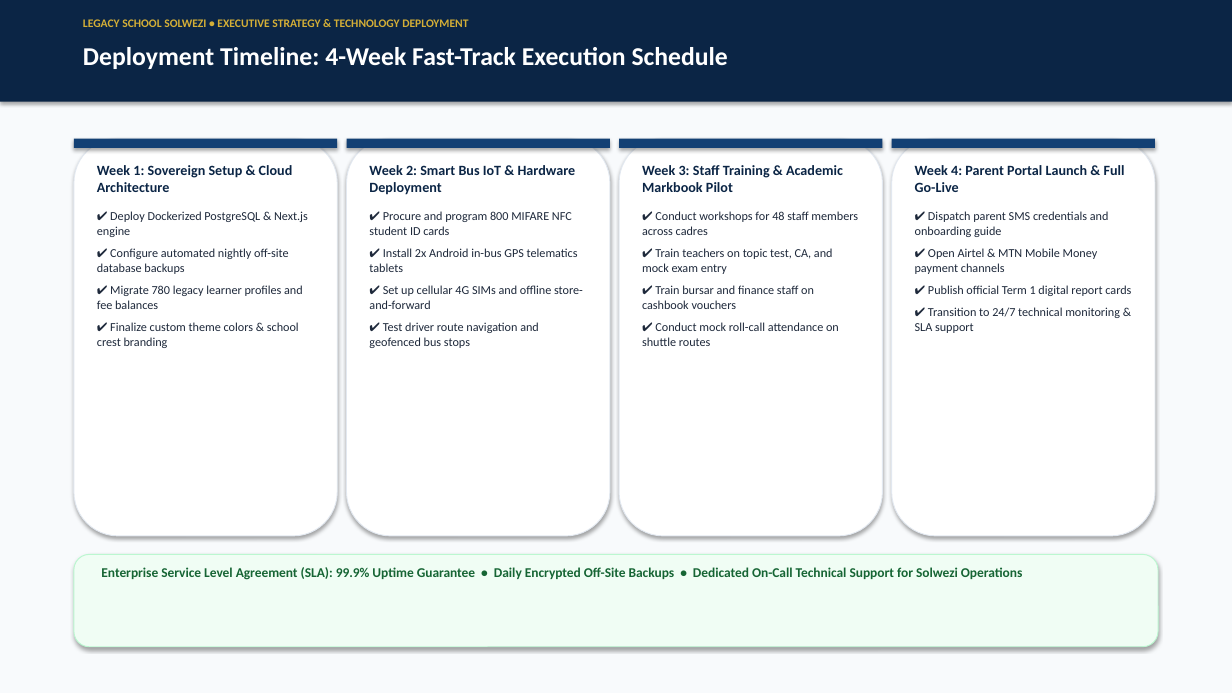
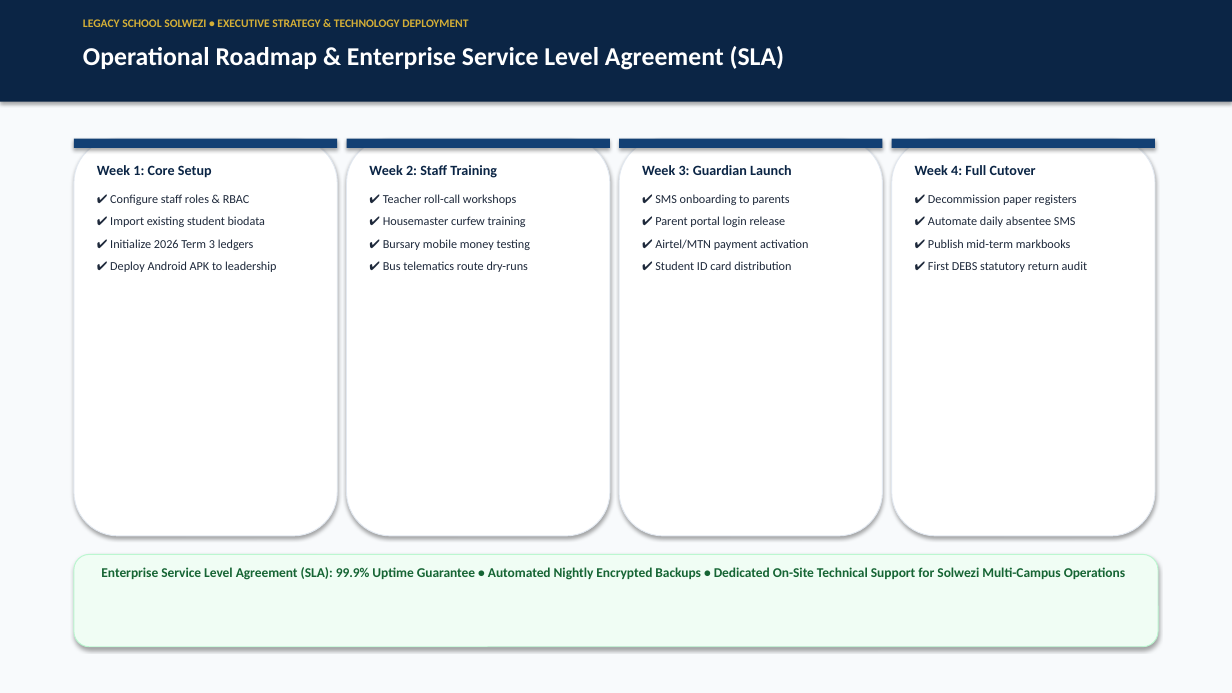
Before and after one commit to LawrenceMukombo/edusphere, a slide deck: slide 13 of Legacy_School_EduSphere_Executive_Presentation.pptx (slide 10 before the commit). Drawn at 1232x693 pixels with LibreOffice and Linux fonts; fonts in the diff are those of the drawing. Boxes give left, top, right and bottom in pixels: in the first picture for what was removed or moved away, otherwise in the second. Text is boxed around its words. In the diff, an @@ line names an element or a change of style, - is before the commit and + after.

Commit message:
docs: build comprehensive stakeholder user guide, 14-slide executive PowerPoint presentation deck, and dashboard download center

```diff
--- a/Legacy_School_EduSphere_Executive_Presentation.pptx
+++ b/Legacy_School_EduSphere_Executive_Presentation.pptx
@@ text at bbox=[83, 46, 785, 70]: text changed @@
-Deployment Timeline: 4-Week Fast-Track Execution Schedule
+Operational Roadmap & Enterprise Service Level Agreement (SLA)
@@ text at bbox=[97, 165, 276, 272]: text changed @@
-Week 1: Sovereign Setup & Cloud Architecture
-✔ Deploy Dockerized PostgreSQL & Next.js engine
-✔ Configure automated nightly off-site database backups
-✔ Migrate 780 legacy learner profiles and fee balances
-✔ Finalize custom theme colors & school crest branding
+Week 1: Core Setup
+✔ Configure staff roles & RBAC
+✔ Import existing student biodata
+✔ Initialize 2026 Term 3 ledgers
+✔ Deploy Android APK to leadership
@@ text at bbox=[369, 165, 531, 272]: text changed @@
-Week 2: Smart Bus IoT & Hardware Deployment
-✔ Procure and program 800 MIFARE NFC student ID cards
-✔ Install 2x Android in-bus GPS telematics tablets
-✔ Set up cellular 4G SIMs and offline store-and-forward
-✔ Test driver route navigation and geofenced bus stops
+Week 2: Staff Training
+✔ Teacher roll-call workshops
+✔ Housemaster curfew training
+✔ Bursary mobile money testing
+✔ Bus telematics route dry-runs
@@ text at bbox=[642, 165, 808, 270]: text changed @@
-Week 3: Staff Training & Academic Markbook Pilot
-✔ Conduct workshops for 48 staff members across cadres
-✔ Train teachers on topic test, CA, and mock exam entry
-✔ Train bursar and finance staff on cashbook vouchers
-✔ Conduct mock roll-call attendance on shuttle routes
+Week 3: Guardian Launch
+✔ SMS onboarding to parents
+✔ Parent portal login release
+✔ Airtel/MTN payment activation
+✔ Student ID card distribution
@@ text at bbox=[915, 165, 1087, 272]: text changed @@
-Week 4: Parent Portal Launch & Full Go-Live
-✔ Dispatch parent SMS credentials and onboarding guide
-✔ Open Airtel & MTN Mobile Money payment channels
-✔ Publish official Term 1 digital report cards
-✔ Transition to 24/7 technical monitoring & SLA support
+Week 4: Full Cutover
+✔ Decommission paper registers
+✔ Automate daily absentee SMS
+✔ Publish mid-term markbooks
+✔ First DEBS statutory return audit
@@ text at bbox=[101, 567, 1125, 580]: text changed @@
-Enterprise Service Level Agreement (SLA): 99.9% Uptime Guarantee • Daily Encrypted Off-Site Backups • Dedicated On-Call Technical Support for Solwezi Operations
+Enterprise Service Level Agreement (SLA): 99.9% Uptime Guarantee • Automated Nightly Encrypted Backups • Dedicated On-Site Technical Support for Solwezi Multi-Campus Operations
```
Also in this commit, not shown: 1 other slide changed, 12 slides added, 9 slides removed, 5 other files.
